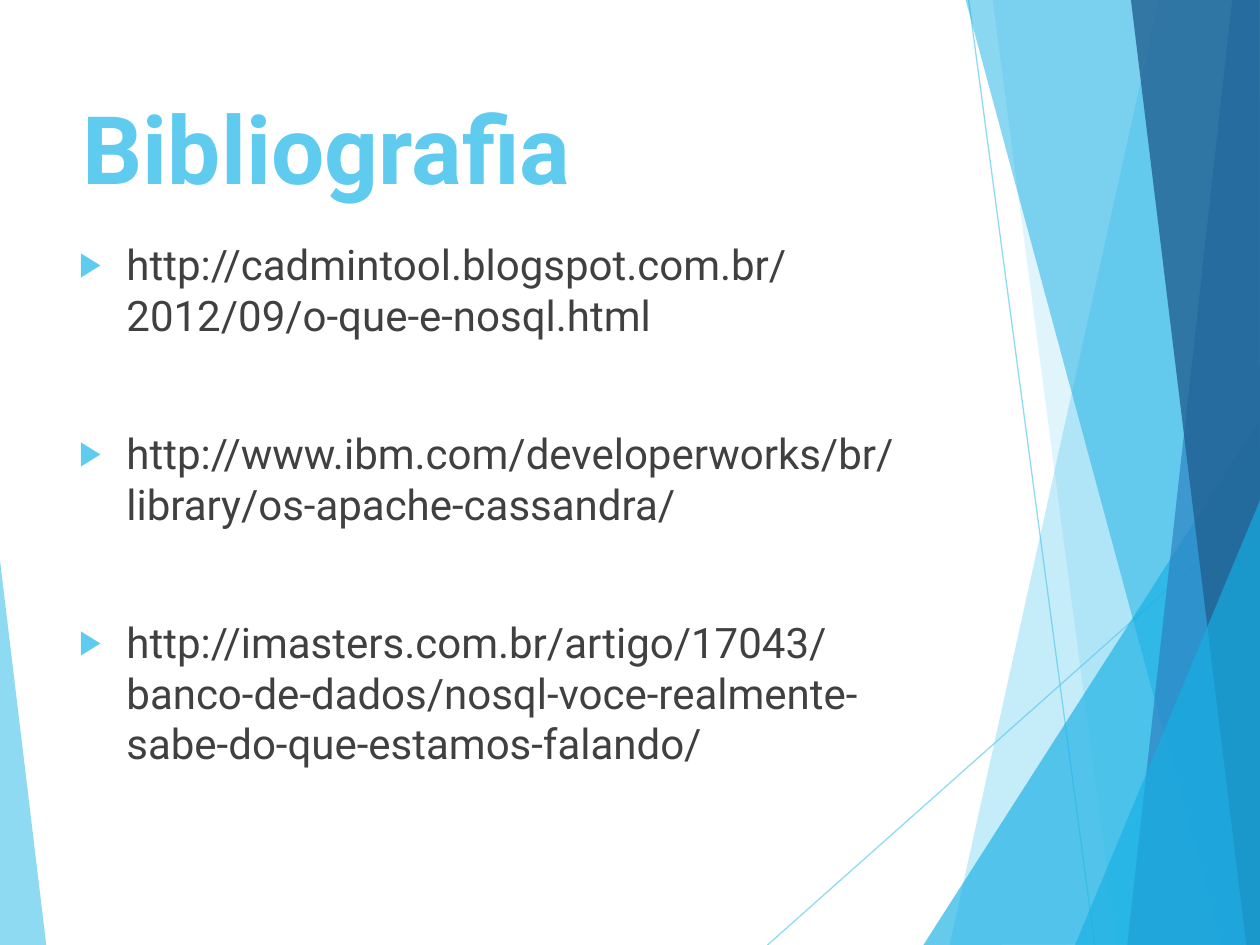
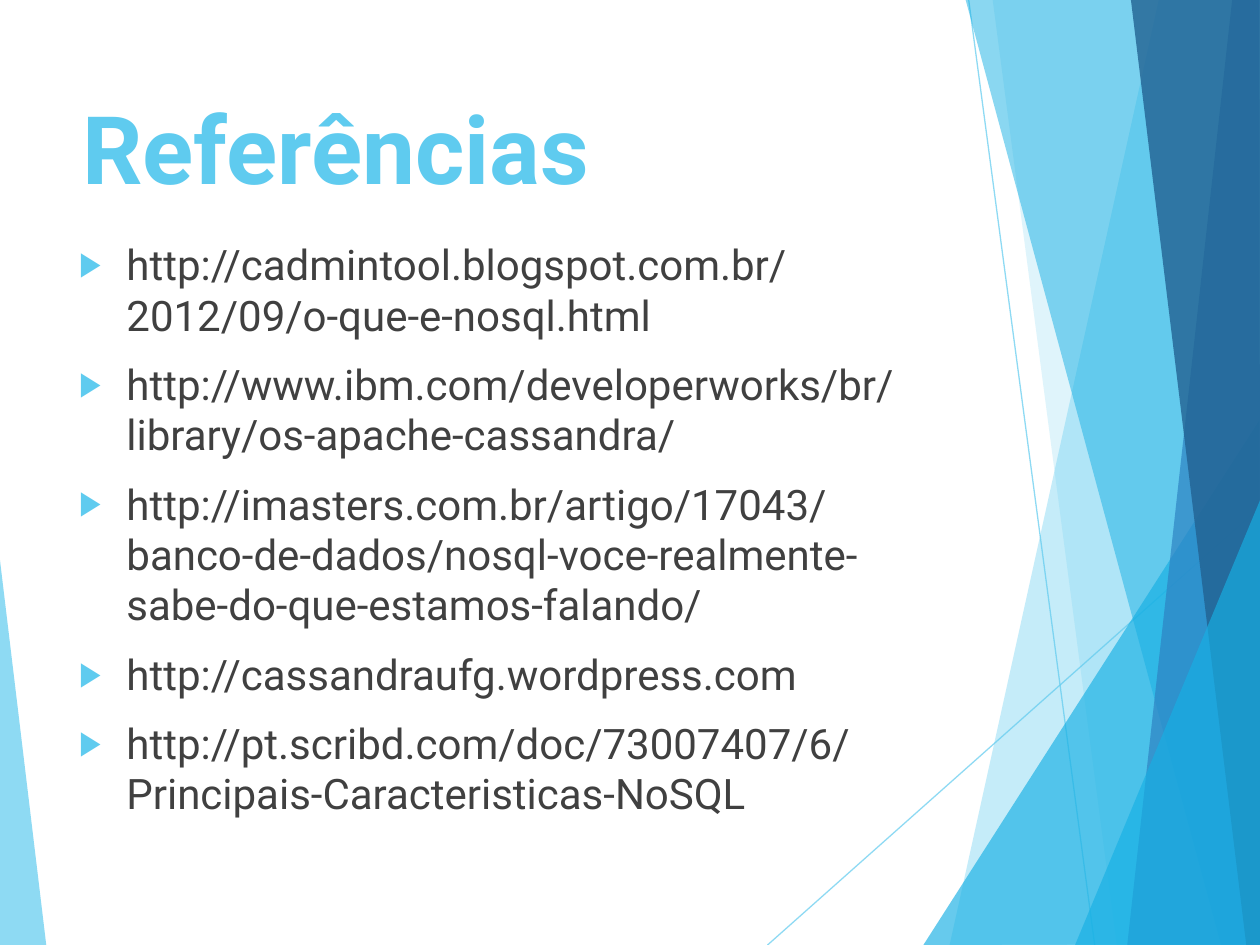
Before and after one commit to luiscferraz/bd-penitenciaria, a slide deck: slide 30 of Seminario/NoSQL v3.pptx (slide 27 before the commit). Drawn at 1260x945 pixels with LibreOffice and Linux fonts; fonts in the diff are those of the drawing. Boxes give left, top, right and bottom in pixels: in the first picture for what was removed or moved away, otherwise in the second. Text is boxed around its words. In the diff, an @@ line names an element or a change of style, - is before the commit and + after.

```diff
--- a/Seminario/NoSQL v3.pptx
+++ b/Seminario/NoSQL v3.pptx
@@ title at bbox=[83, 112, 589, 185]: text changed @@
-Bibliografia
+Referências
@@ text at bbox=[126, 658, 849, 818]: paragraphs added @@
+▶ http://cassandraufg.wordpress.com
+▶ http://pt.scribd.com/doc/73007407/6/Principais-Caracteristicas-NoSQL
```
Also in this commit, not shown: 12 other slides changed, 5 slides added, 2 slides removed.
